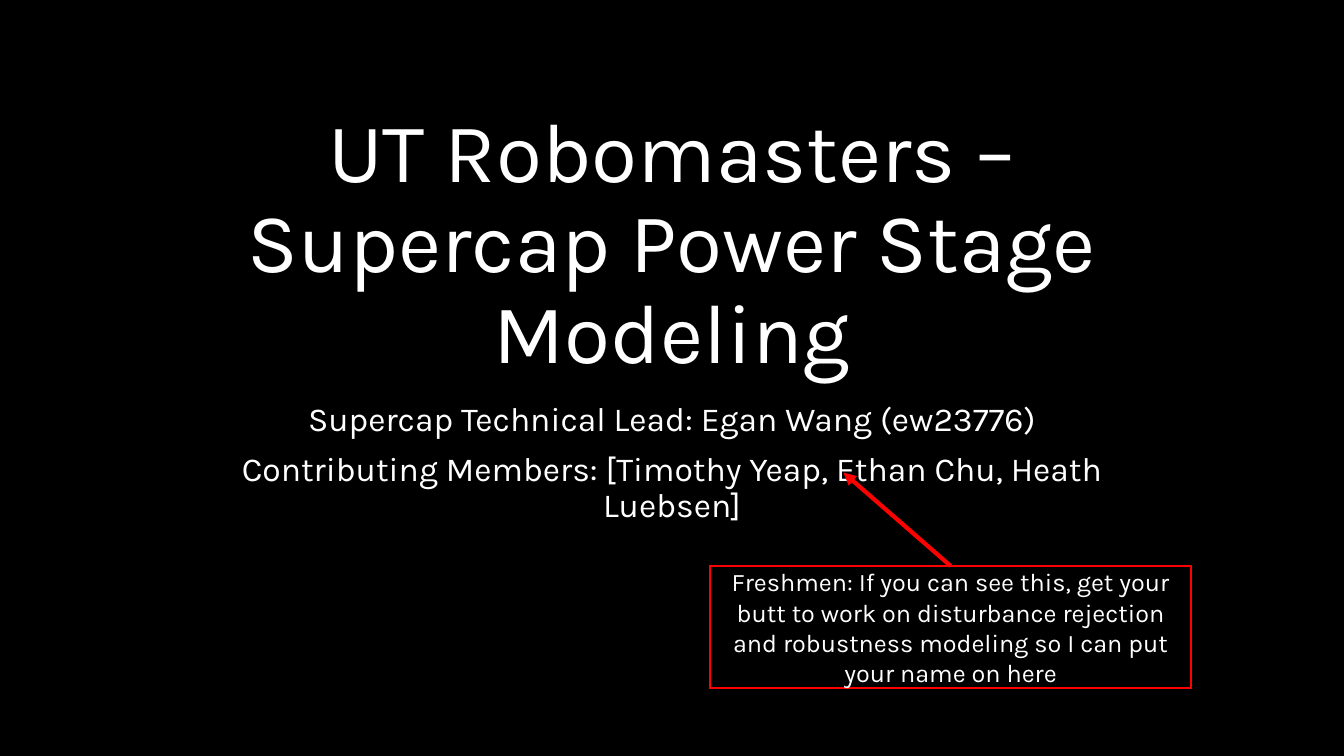
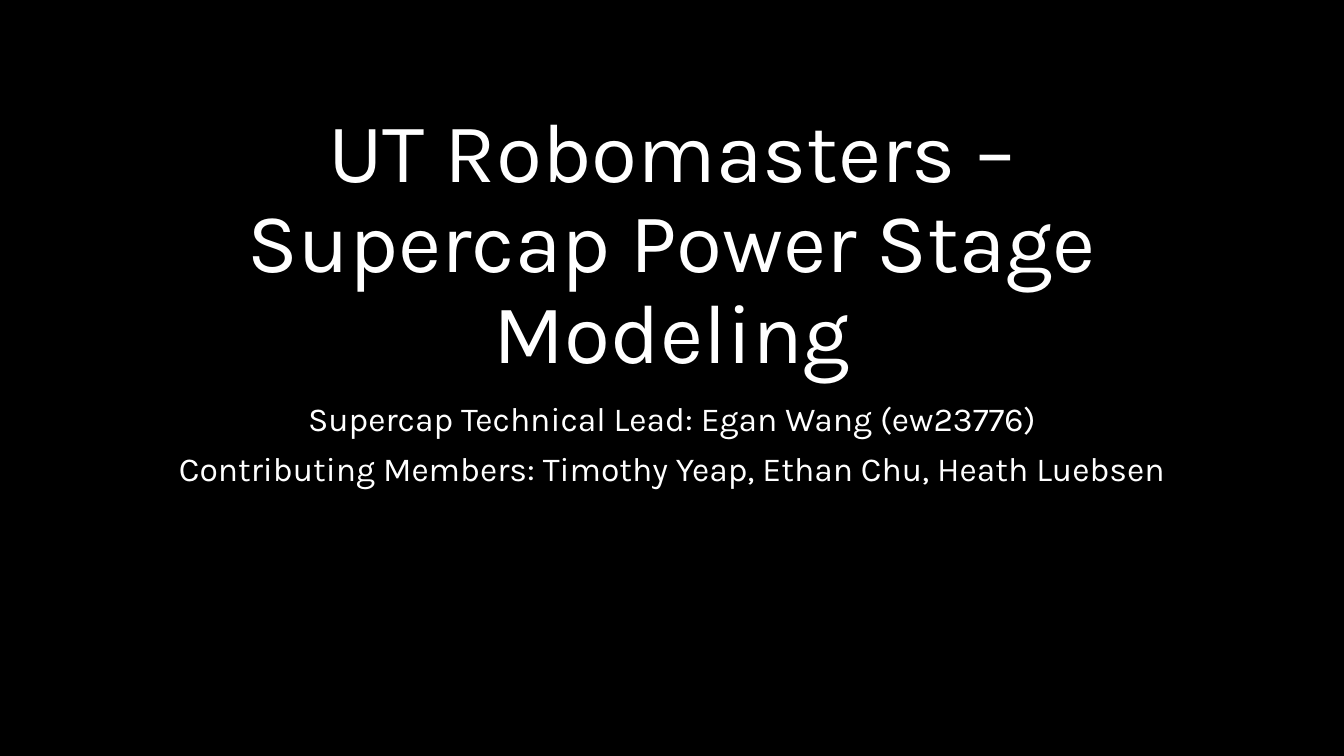
Before and after one commit to ut-ras/rm_electrical-supercap_v2, a slide deck: slide 1 of UT Robomasters – Supercap Power Stage Modeling.pptx. Drawn at 1344x756 pixels with LibreOffice and Linux fonts; fonts in the diff are those of the drawing. Boxes give left, top, right and bottom in pixels: in the first picture for what was removed or moved away, otherwise in the second. Text is boxed around its words. In the diff, an @@ line names an element or a change of style, - is before the commit and + after.

Commit message:
sync

```diff
--- a/UT Robomasters – Supercap Power Stage Modeling.pptx
+++ b/UT Robomasters – Supercap Power Stage Modeling.pptx
@@ subtitle at [179, 458, 1164, 490]: text changed @@
-Contributing Members: [Timothy Yeap, Ethan Chu, Heath Luebsen]
+Contributing Members: Timothy Yeap, Ethan Chu, Heath Luebsen
@@ arrow removed from (951, 566) to (844, 473) @@
@@ rectangle removed at [711, 566, 1192, 689] @@
-Freshmen: If you can see this, get your butt to work on disturbance rejection and robustness modeling so I can put your name on here
```
